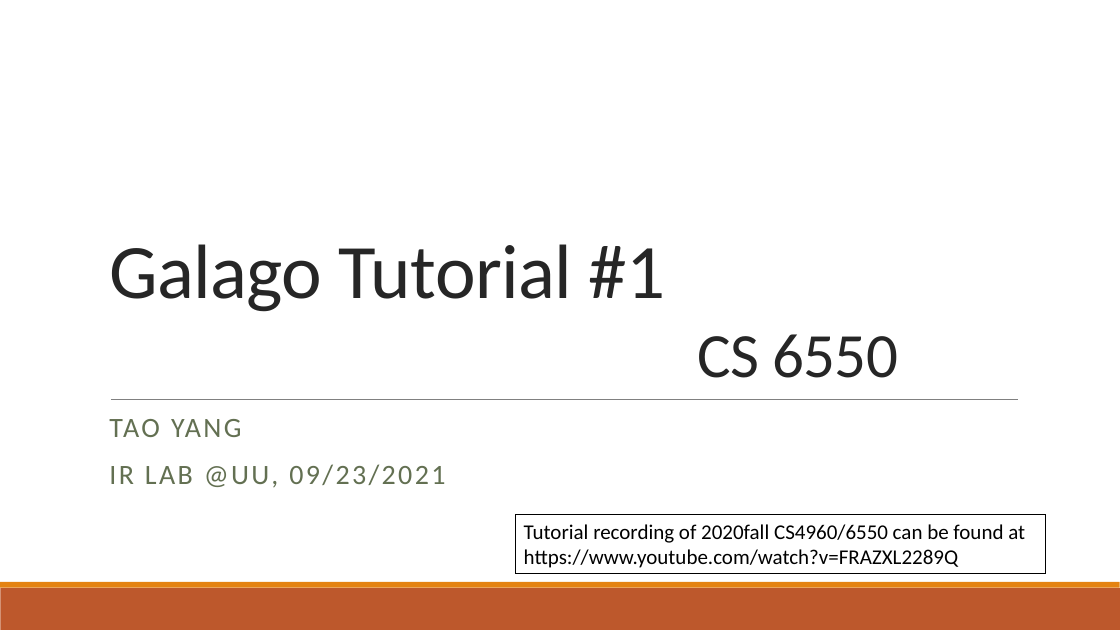
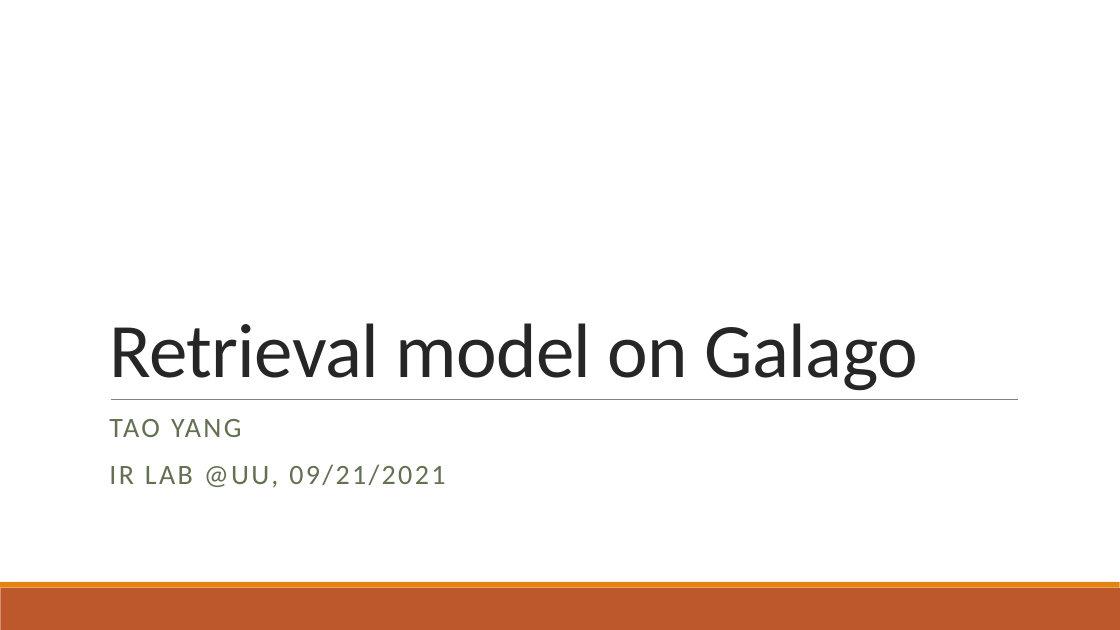
Before and after one commit to Taosheng-ty/CS_6550_galago_tutorial, a slide deck: slide 1 of tutorial_2.pptx. Drawn at 1120x630 pixels with LibreOffice and Linux fonts; fonts in the diff are those of the drawing. Boxes give left, top, right and bottom in pixels: in the first picture for what was removed or moved away, otherwise in the second. Text is boxed around its words. In the diff, an @@ line names an element or a change of style, - is before the commit and + after.

Commit message:
update tutorial_2

```diff
--- a/tutorial_2.pptx
+++ b/tutorial_2.pptx
@@ title at box(109, 323, 918, 391): text changed @@
-Galago Tutorial #1
-CS 6550
+Retrieval model on Galago
@@ subtitle at box(109, 464, 445, 488): text changed @@
-IR LAB @UU, 09/23/2021
+IR LAB @UU, 09/21/2021
@@ rectangle removed at box(516, 514, 1046, 574) @@
-Tutorial recording of 2020fall CS4960/6550 can be found at
-https://www.youtube.com/watch?v=FRAZXL2289Q
```
Also in this commit, not shown: 1 other slide changed, 4 slides added, 6 slides removed.
